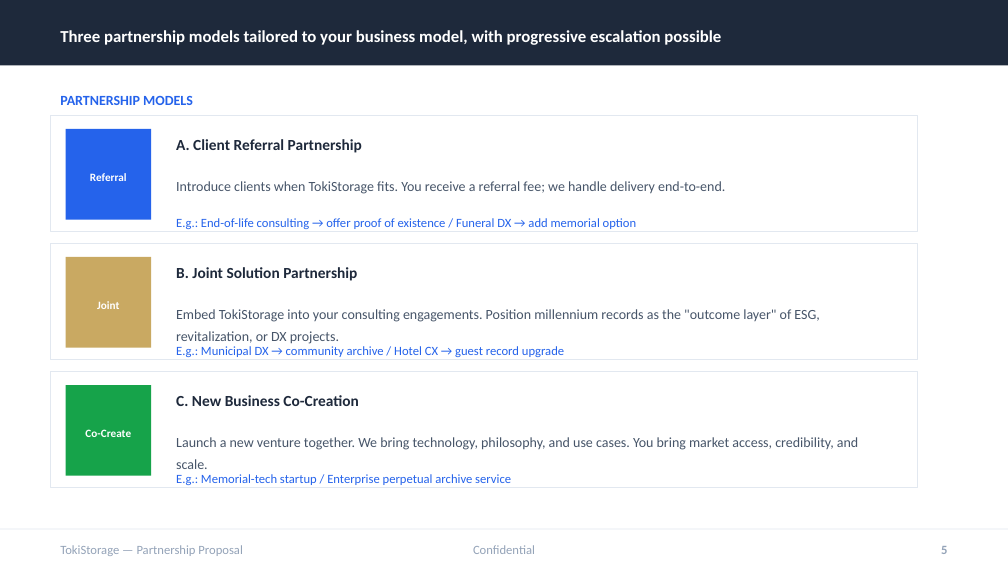
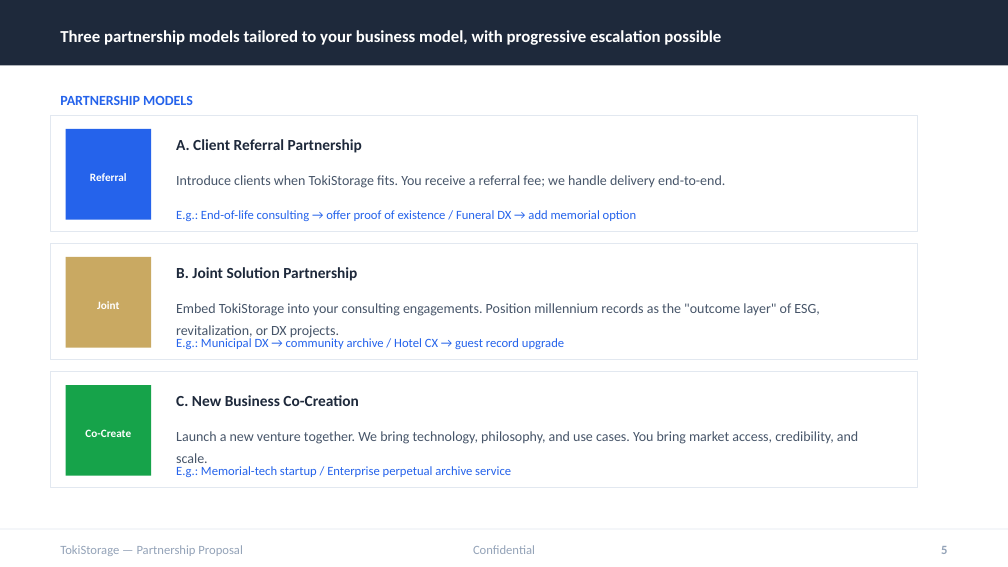
Before and after one commit to timeless-residents/pearlmemorial, a slide deck: slide 5 of toki/tokistorage-partnership-deck-en.pptx. Drawn at 1008x567 pixels with LibreOffice and Linux fonts; fonts in the diff are those of the drawing. Boxes give left, top, right and bottom in pixels: in the first picture for what was removed or moved away, otherwise in the second. Text is boxed around its words. In the diff, an @@ line names an element or a change of style, - is before the commit and + after.

```diff
--- a/toki/tokistorage-partnership-deck-en.pptx
+++ b/toki/tokistorage-partnership-deck-en.pptx
@@ 3 texts: place and size @@
-3 texts at [176,218,637,485]
+3 texts at [176,210,637,477]
@@ 3 texts: place and size @@
-3 texts at [176,181,858,450]
+3 texts at [176,175,858,444]
```
Also in this commit, not shown: 1 other slide changed, 4 other files.
